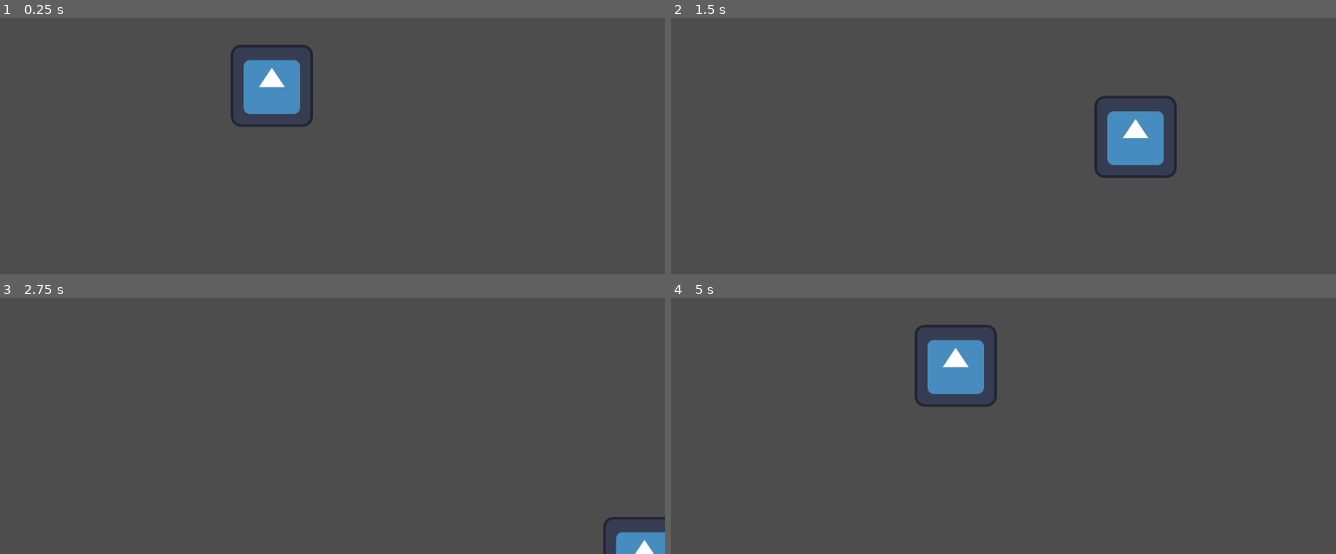
Above: before the commit, frames 1-4 (two rows, left to right).
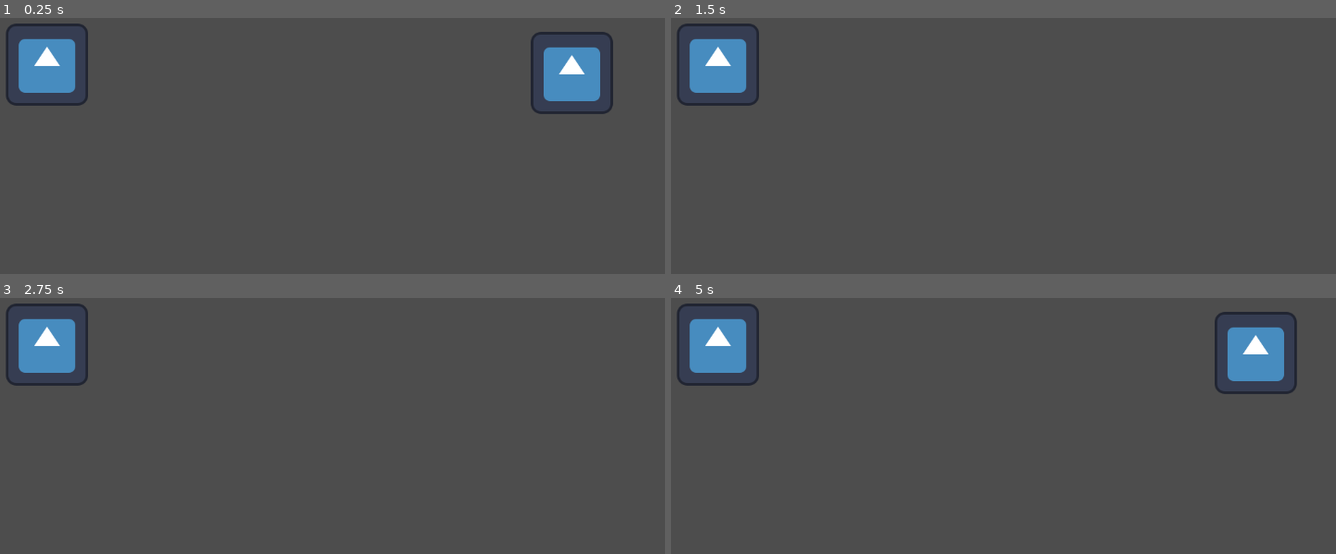
Above: after the commit, the same moments.

Repository: tobynk/The-Undead-Hospital
Game: Godot game, scene res://main.tscn
Two runs of this game, one before a commit and one after it. Both use one fixed random seed, a clock stepped at 60 frames per second and the inputs below. The engine's default icon, where the game draws it, is replaced by a stand-in: a white triangle on a blue panel in a dark square.
Inputs:
- Up to frame 1 (0.25 s): no input
- Up to frame 2 (1.5 s): tap Enter at 0.5 s; hold D (move_right) 0.53-1.28 s; tap E (Interacted, bound only after the commit) at 0.6, 1.35 s; hold S (move_down) from 1.28 s (still down)
- Up to frame 3 (2.75 s): release S (move_down) at 2.03 s; hold D (move_right) from 2.03 s (still down); tap E (Interacted, bound only after the commit) at 2.1 s
- Up to frame 4 (5 s): release D (move_right) at 2.78 s; hold W (move_up) 2.78-3.53 s; tap E (Interacted, bound only after the commit) at 2.85, 3.6, 4.35 s; hold A (move_left) from 3.53 s (still down)

The runs differ from the first frame. In frame 1, 6.9% of the frame differs, in the area x 0-93%, y 2-43%; in frame 2, 4.6%; in frame 3, 3.1%; in frame 4, 6.9%.

Commit message:
NPC

Diff:
--- a/Player.gd
+++ b/Player.gd
@@ -1,5 +1,6 @@
 extends Area2D
 @export var speed = 400
+var NPCtalk = 0
 
 func _process(delta):
 	var velocity = Vector2.ZERO
@@ -14,3 +15,18 @@
 	if velocity.length() > 0:
 		velocity = velocity.normalized() * speed
 	position += velocity * delta
+	Interacted_with_NPC()
+
+
+func Interacted_with_NPC():
+	if NPCtalk == 1 and Input.is_action_just_pressed("Interacted"):
+		print("it works")
+
+
+func _on_area_entered(area):
+	NPCtalk = 1
+	print("enter")
+
+
+func _on_area_exited(area):
+	NPCtalk = 0
--- a/main.tscn
+++ b/main.tscn
@@ -1,8 +1,12 @@
-[gd_scene load_steps=2 format=3 uid="uid://4fgp1qg3o0ft"]
+[gd_scene load_steps=3 format=3 uid="uid://4fgp1qg3o0ft"]
 
 [ext_resource type="PackedScene" uid="uid://cwtkel5ufm551" path="res://player.tscn" id="1_kw1v4"]
+[ext_resource type="PackedScene" uid="uid://bxptkrw1geav6" path="res://npc_1.tscn" id="2_juef1"]
 
 [node name="Main" type="Node2D"]
 
 [node name="Player" parent="." instance=ExtResource("1_kw1v4")]
-position = Vector2(540, 354)
+position = Vector2(1007, 334)
+
+[node name="NPC 1" parent="." instance=ExtResource("2_juef1")]
+position = Vector2(190, 321)
--- /dev/null
+++ b/npc_1.tscn
@@ -0,0 +1,14 @@
+[gd_scene load_steps=3 format=3 uid="uid://bxptkrw1geav6"]
+
+[ext_resource type="Texture2D" uid="uid://cwa13ksflcdws" path="res://icon.svg" id="1_cq10t"]
+
+[sub_resource type="CircleShape2D" id="CircleShape2D_dsi8y"]
+radius = 283.002
+
+[node name="NPC 1" type="Area2D"]
+
+[node name="Sprite2D" type="Sprite2D" parent="."]
+texture = ExtResource("1_cq10t")
+
+[node name="CollisionShape2D" type="CollisionShape2D" parent="."]
+shape = SubResource("CircleShape2D_dsi8y")
--- a/player.tscn
+++ b/player.tscn
@@ -15,3 +15,6 @@
 [node name="CollisionShape2D" type="CollisionShape2D" parent="."]
 position = Vector2(0.5, -0.5)
 shape = SubResource("RectangleShape2D_51ew0")
+
+[connection signal="area_entered" from="." to="." method="_on_area_entered"]
+[connection signal="area_exited" from="." to="." method="_on_area_exited"]
--- a/project.godot
+++ b/project.godot
@@ -37,3 +37,8 @@
 "events": [Object(InputEventKey,"resource_local_to_scene":false,"resource_name":"","device":-1,"window_id":0,"alt_pressed":false,"shift_pressed":false,"ctrl_pressed":false,"meta_pressed":false,"pressed":false,"keycode":0,"physical_keycode":83,"key_label":0,"unicode":115,"echo":false,"script":null)
 ]
 }
+Interacted={
+"deadzone": 0.5,
+"events": [Object(InputEventKey,"resource_local_to_scene":false,"resource_name":"","device":-1,"window_id":0,"alt_pressed":false,"shift_pressed":false,"ctrl_pressed":false,"meta_pressed":false,"pressed":false,"keycode":0,"physical_keycode":69,"key_label":0,"unicode":101,"echo":false,"script":null)
+]
+}
